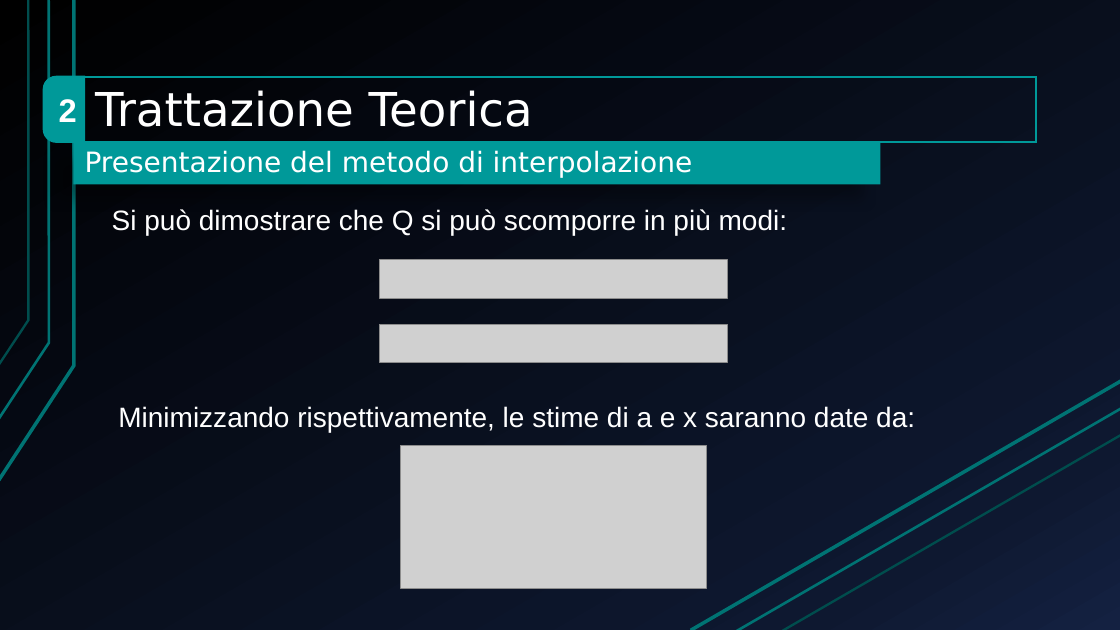
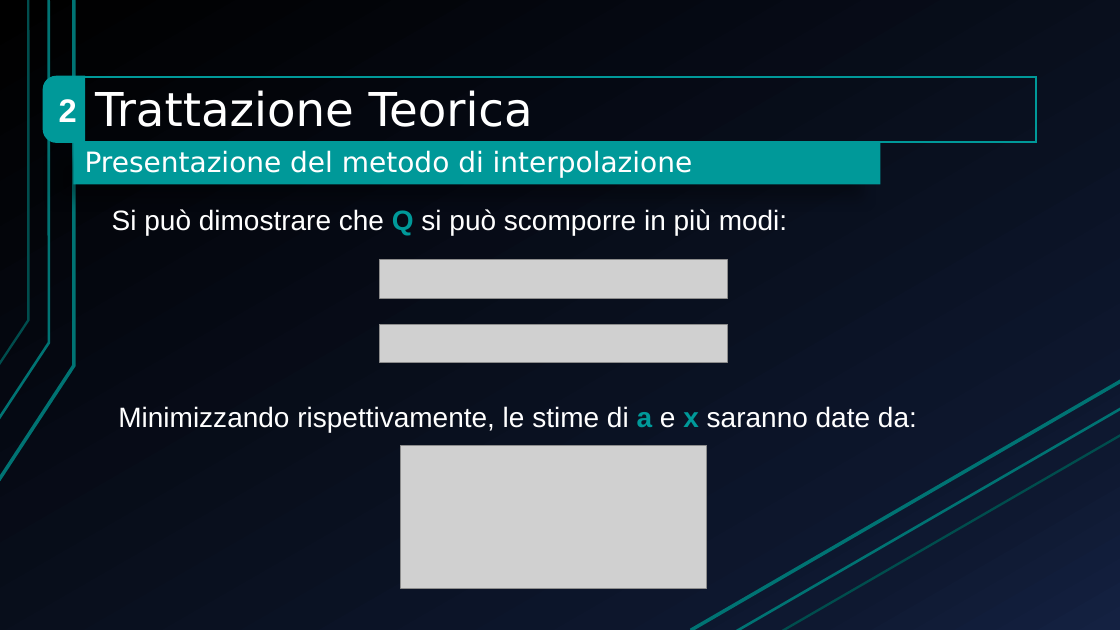
Before and after one commit to emainta/audiorestorationinmatlab, a slide deck: slide 7 of Relazione/presentazioneProgettoFinal.pptx. Drawn at 1120x630 pixels with LibreOffice and Linux fonts; fonts in the diff are those of the drawing; grey boxes stand for pictures. Boxes give left, top, right and bottom in pixels: in the first picture for what was removed or moved away, otherwise in the second. Text is boxed around its words. In the diff, an @@ line names an element or a change of style, - is before the commit and + after.

```diff
--- a/Relazione/presentazioneProgettoFinal.pptx
+++ b/Relazione/presentazioneProgettoFinal.pptx
@@ text "Si può dimostrare che Q ..." at box(112, 209, 787, 235): text colour #FFFFFF to #009999, bold on in "Q" @@
@@ text "Minimizzando rispettivamente, le stime di ..." at box(118, 406, 917, 432): text colour #FFFFFF to #009999, bold on in "a x" @@
```
Also in this commit, not shown: 5 other slides changed, 2 slides added.
